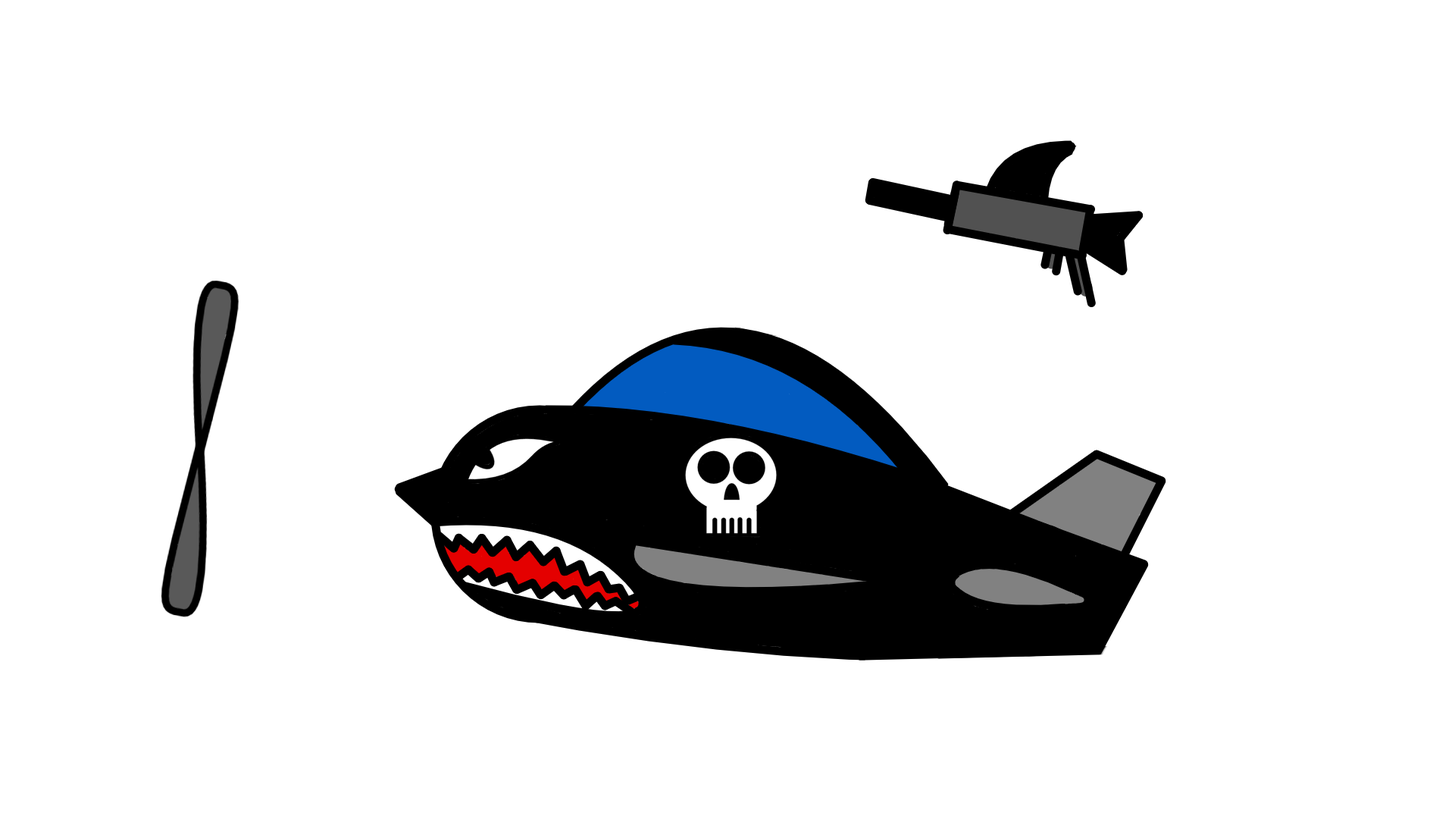
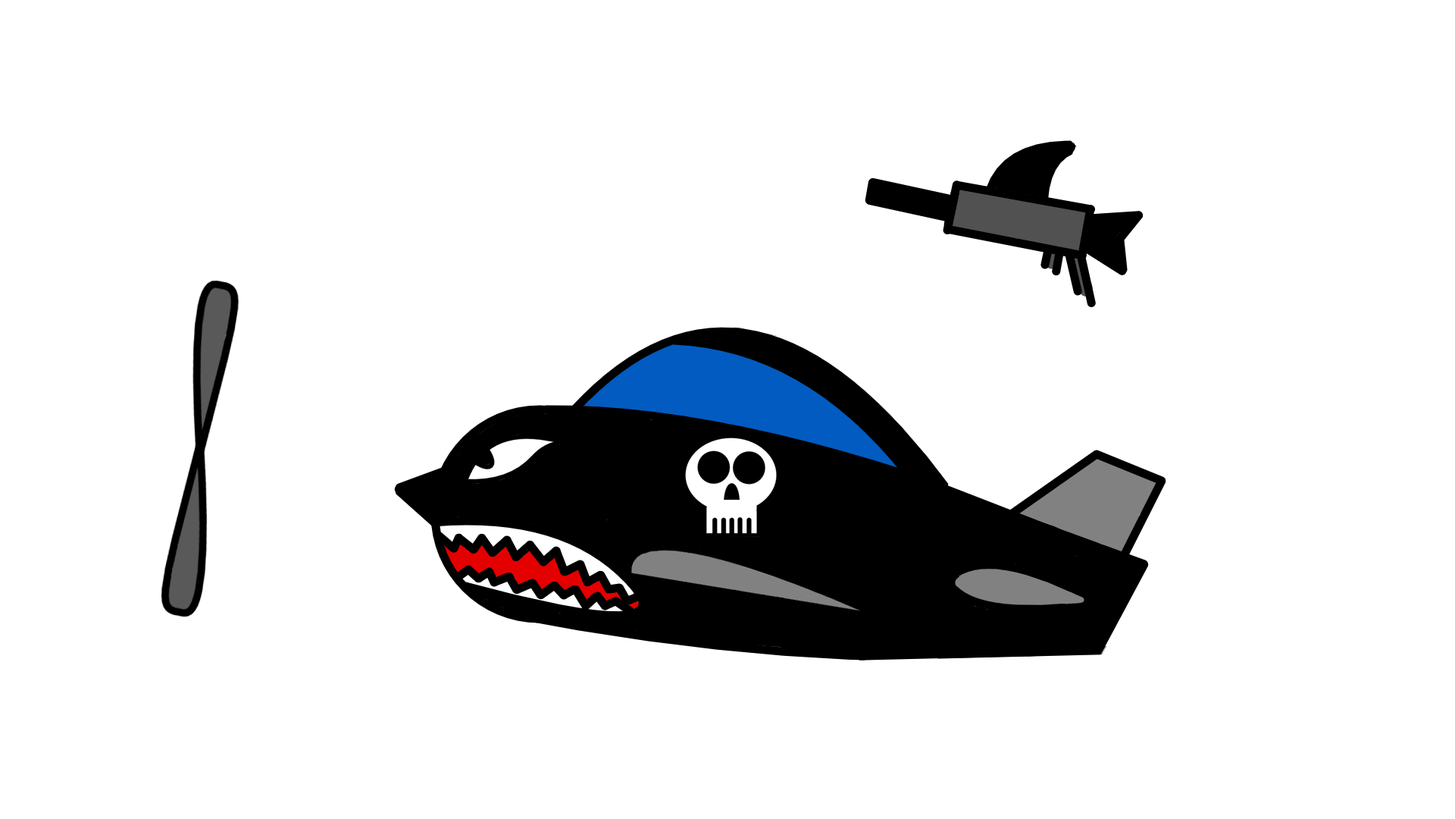
Two versions of the same layered image (1455×819). Layer-by-layer changes:
painted on "kadlub" over (x1=630, y1=544, x2=868, y2=611)
